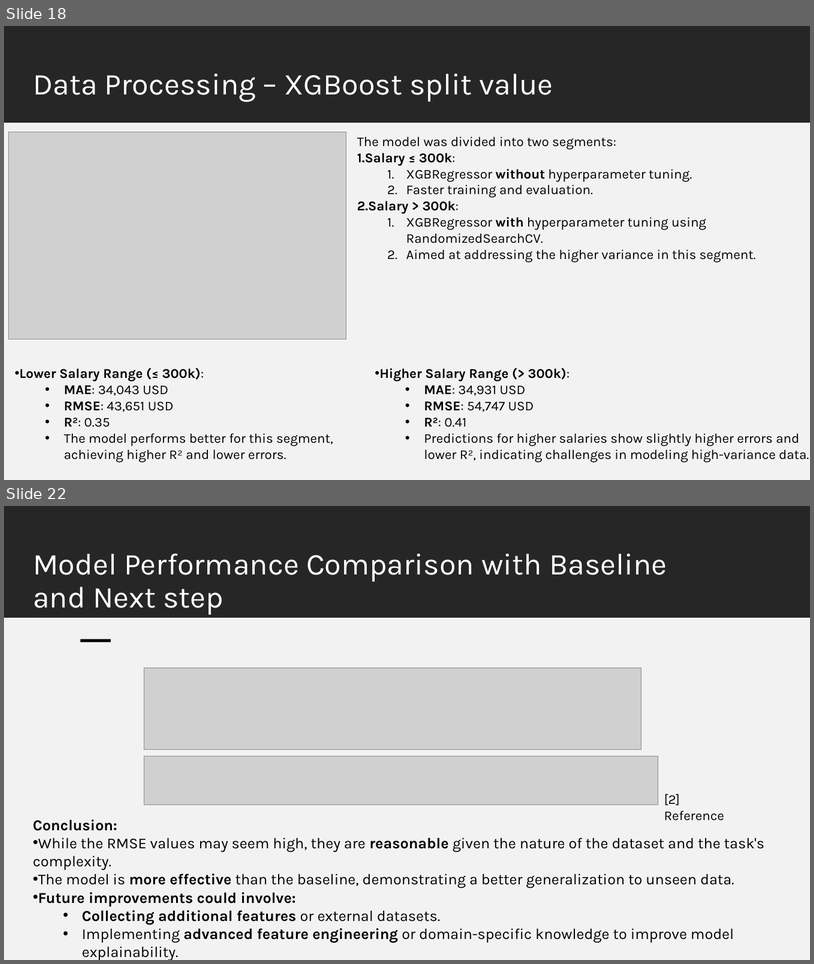
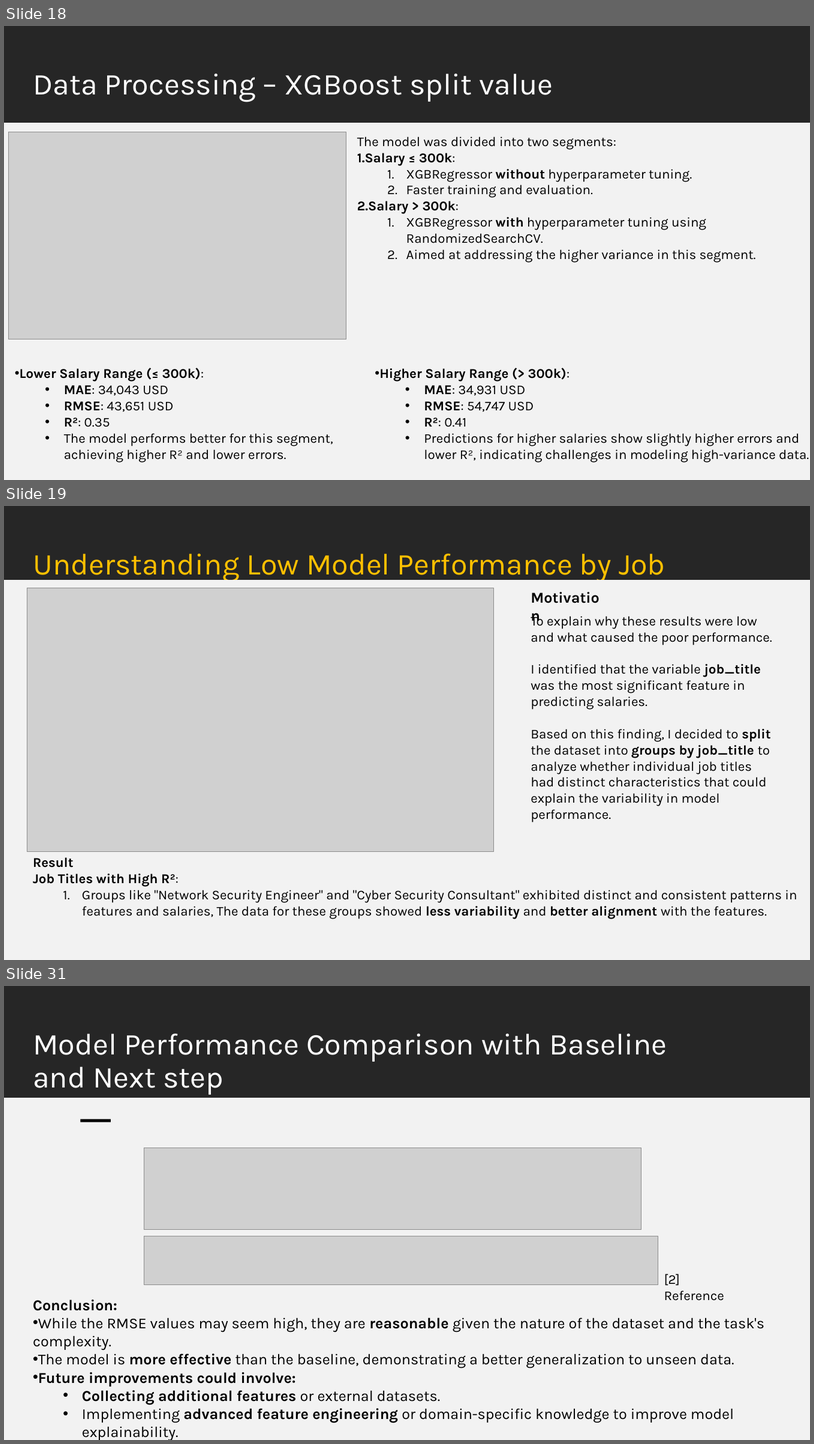
Before and after one commit to isnotJack/AI-project, a slide deck: slide.pptx. Shown one above the other, each under a label of ours: slides 18 and 22 before the commit, slides 18, 19 and 31 after it; the slides between them are not shown. The pictures are 814x964 and 814x1444 pixels, drawn with LibreOffice and Linux fonts; fonts in the diff are those of the drawing; grey boxes stand for pictures. Boxes give left, top, right and bottom in pixels: in the first picture for what was removed or moved away, otherwise in the second. Text is boxed around its words. In the diff, an @@ line names an element or a change of style, - is before the commit and + after.

```diff
--- a/slide.pptx
+++ b/slide.pptx
@@ slide 19 added at [4, 506, 810, 960], background #FFFFFF @@
@@ rectangle added at [4, 506, 810, 618], fill #262626 @@
@@ title added at [33, 553, 666, 588], 36 pt, text #FFC000 @@
+Understanding Low Model Performance by Job Title
@@ rectangle added at [4, 580, 810, 619], fill #F2F2F2, outline #F2F2F2 1.5 pt @@
@@ picture added at [27, 588, 495, 852] @@
@@ text added at [525, 585, 611, 609], 18 pt, text #000000, bold @@
+Motivation
@@ rectangle added at [4, 603, 810, 642], fill #F2F2F2, outline #F2F2F2 1.5 pt @@
@@ text added at [531, 613, 773, 822], 16 pt, text #000000 @@
+To explain why these results were low and what caused the poor performance.
+I identified that the variable job_title was the most significant feature in predicting salaries.
+Based on this finding, I decided to split the dataset into groups by job_title to analyze whether individual job titles had distinct characteristics that could explain the variability in model performance.
@@ rectangle added at [4, 618, 810, 960], fill #F2F2F2 @@
@@ text added at [33, 857, 797, 919], 16 pt, text #000000 @@
+Result
+Job Titles with High R²:
+  1. Groups like "Network Security Engineer" and "Cyber Security Consultant" exhibited distinct and consistent patterns in features and salaries, The data for these groups showed less variability and better alignment with the features.
@@ what was slide 22 is now slide 31 @@
```
Also in this commit, not shown: 6 slides changed, 8 other slides added, 5 other files.
